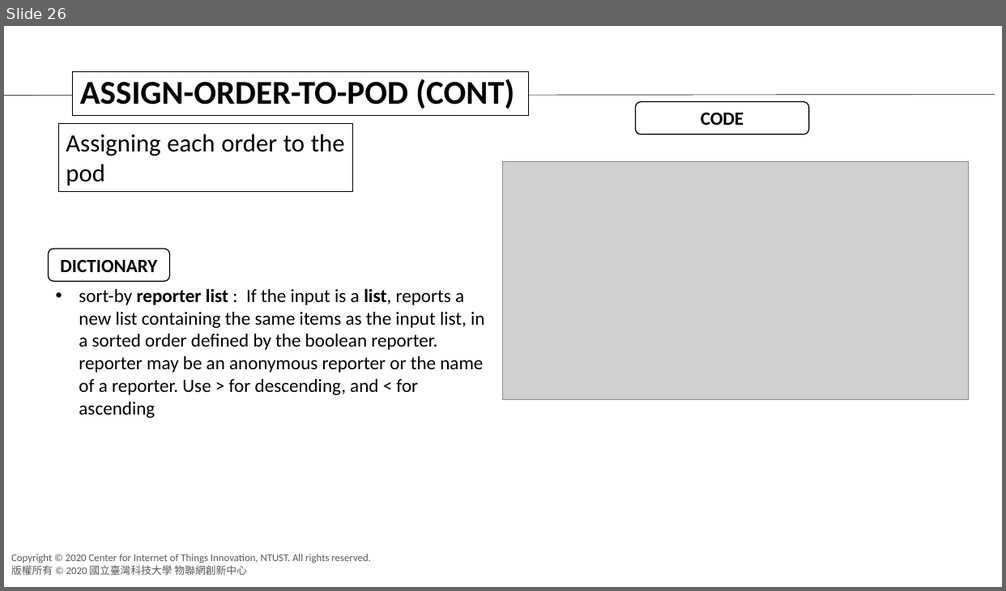
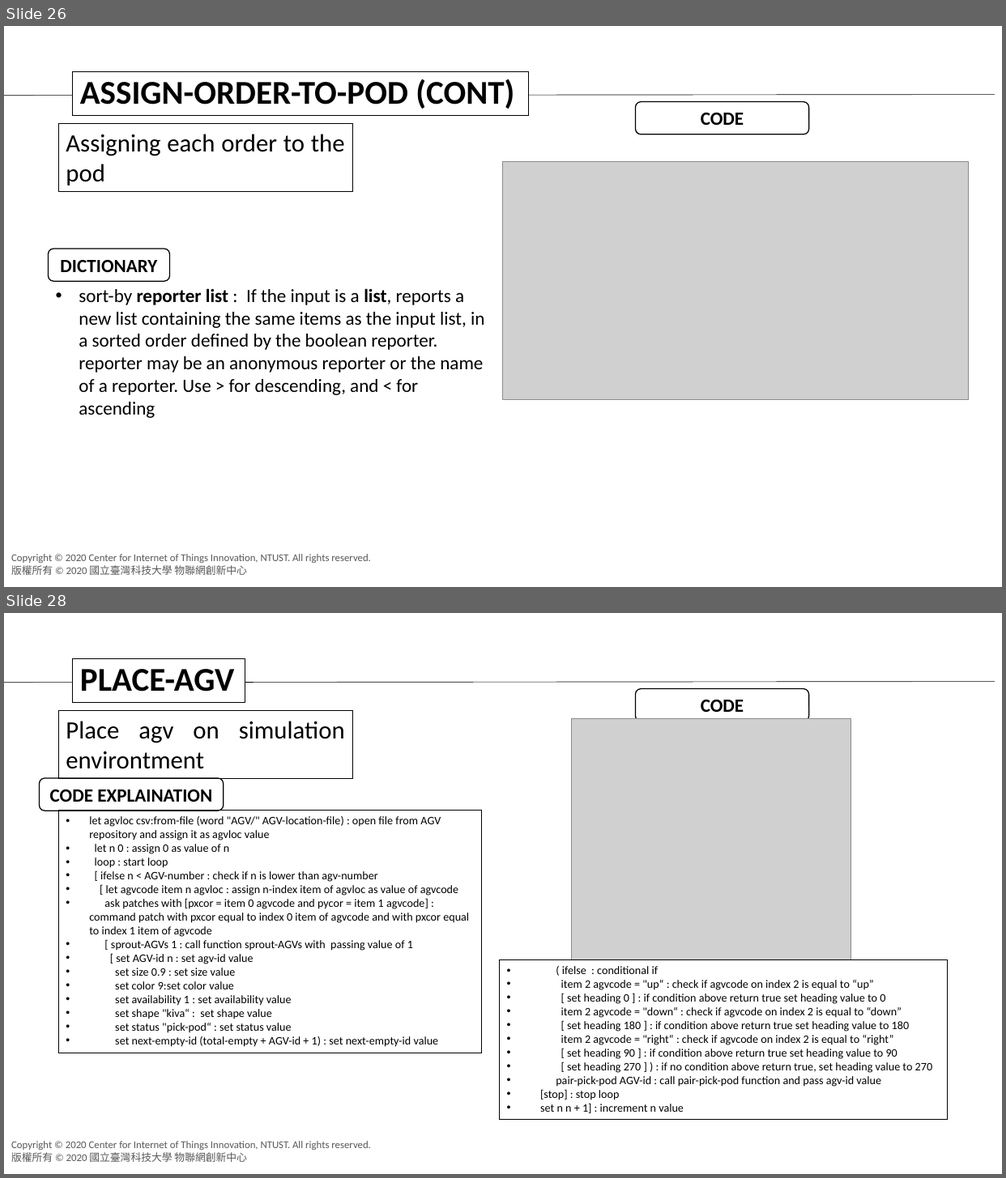
Before and after one commit to agnesyosephine/kiva, a slide deck: Tutorial/Code Learning-Ryanda.pptx. Shown one above the other, each under a label of ours: slide 26 before the commit, slides 26 and 28 after it; the slides between them are not shown. The pictures are 1006x591 and 1006x1178 pixels, drawn with LibreOffice and Linux fonts; fonts in the diff are those of the drawing; grey boxes stand for pictures; background and template pictures are left out. Boxes give left, top, right and bottom in pixels: in the first picture for what was removed or moved away, otherwise in the second. Text is boxed around its words. In the diff, an @@ line names an element or a change of style, - is before the commit and + after.

```diff
--- a/Tutorial/Code Learning-Ryanda.pptx
+++ b/Tutorial/Code Learning-Ryanda.pptx
@@ slide 28 added at bbox=[4, 613, 1002, 1174], background #FFFFFF; not listed: 2 template elements that a slide beside it also shows @@
@@ rectangle added at bbox=[73, 658, 246, 703], fill #FFFFFF, outline #000000 0.75 pt, 32 pt, text #000000, bold @@
+PLACE-AGV
@@ line added from (4, 683) to (995, 682), #000000 0.5 pt @@
@@ rounded rectangle added at bbox=[636, 688, 809, 722], fill #FFFFFF, outline #000000 1 pt, 18 pt, text #000000, bold @@
+CODE
@@ rectangle added at bbox=[58, 711, 353, 779], outline #000000 0.75 pt, 24 pt, text #000000 @@
+Place agv on simulation environtment
@@ picture added at bbox=[572, 719, 850, 960] @@
@@ rounded rectangle added at bbox=[39, 778, 224, 811], fill #FFFFFF, outline #000000 1 pt, 18 pt, text #000000, bold @@
+CODE EXPLAINATION
@@ rectangle added at bbox=[58, 810, 482, 1053], outline #000000 0.75 pt, 11 pt, text #000000 @@
+• let agvloc csv:from-file (word "AGV/" AGV-location-file) : open file from AGV repository and assign it as agvloc value
+• let n 0 : assign 0 as value of n
+• loop : start loop
+• [ ifelse n < AGV-number : check if n is lower than agv-number
+• [ let agvcode item n agvloc : assign n-index item of agvloc as value of agvcode
+• ask patches with [pxcor = item 0 agvcode and pycor = item 1 agvcode] : command patch with pxcor equal to index 0 item of agvcode and with pxcor equal to index 1 item of agvcode
+• [ sprout-AGVs 1 : call function sprout-AGVs with passing value of 1
+• [ set AGV-id n : set agv-id value
+• set size 0.9 : set size value
+• set color 9:set color value
+• set availability 1 : set availability value
+• set shape "kiva“ : set shape value
+• set status "pick-pod“ : set status value
+• set next-empty-id (total-empty + AGV-id + 1) : set next-empty-id value
@@ rectangle added at bbox=[500, 960, 948, 1120], outline #000000 0.75 pt, 11 pt, text #000000 @@
+• ( ifelse : conditional if
+• item 2 agvcode = "up“ : check if agvcode on index 2 is equal to “up”
+• [ set heading 0 ] : if condition above return true set heading value to 0
+• item 2 agvcode = "down“ : check if agvcode on index 2 is equal to “down”
+• [ set heading 180 ] : if condition above return true set heading value to 180
+• item 2 agvcode = "right“ : check if agvcode on index 2 is equal to “right”
+• [ set heading 90 ] : if condition above return true set heading value to 90
+• [ set heading 270 ] ) : if no condition above return true, set heading value to 270
+• pair-pick-pod AGV-id : call pair-pick-pod function and pass agv-id value
+• [stop] : stop loop
+• set n n + 1] : increment n value
```
Also in this commit, not shown: 4 other slides added.
